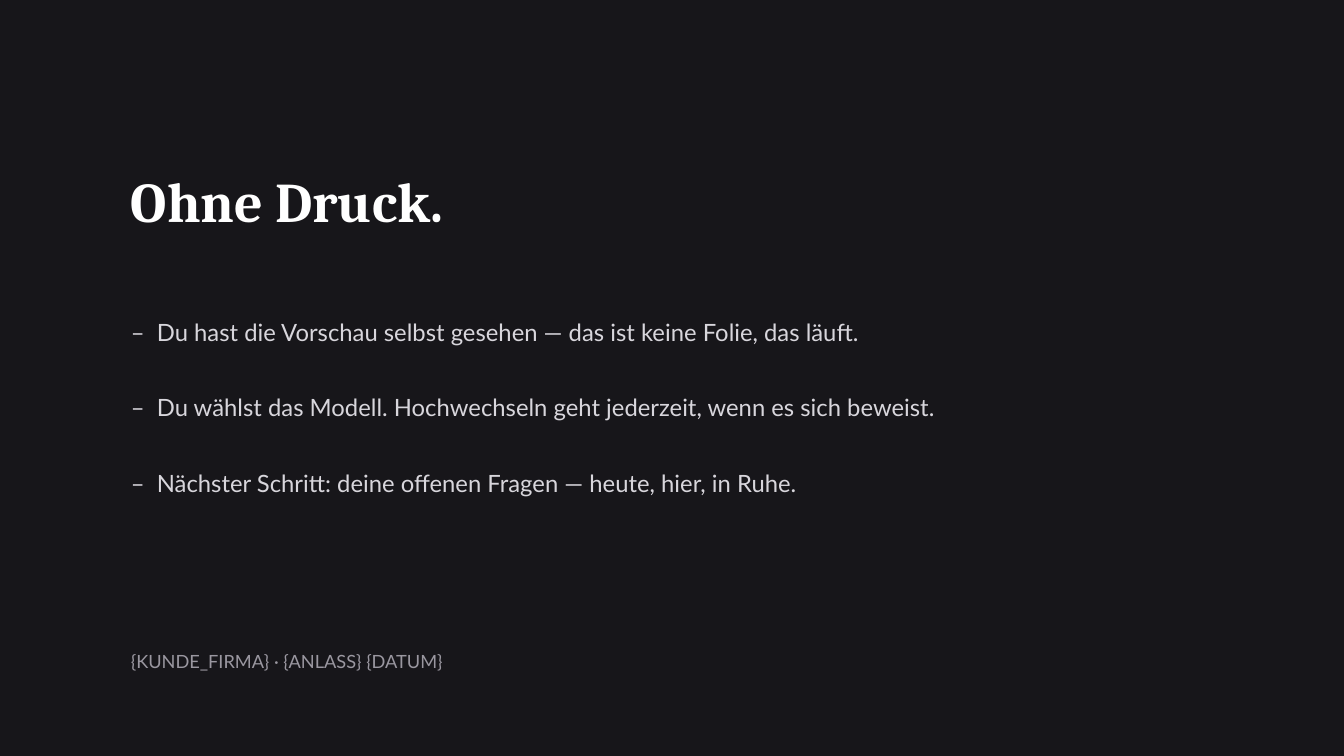
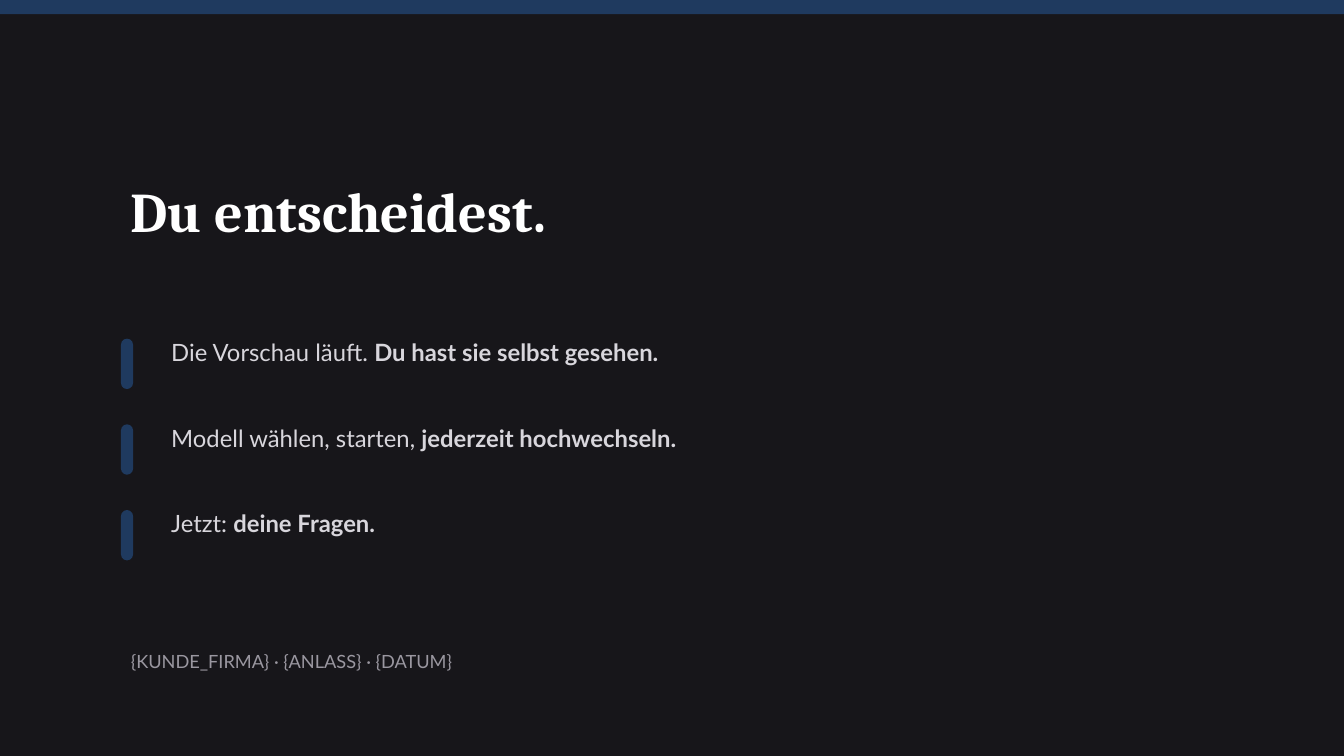
Before and after one commit to Swisscare-Jobs-GmbH/ai-firma, a slide deck: slide 15 of vorlagen/praesentation/vorlage-kunden-praesentation.pptx (slide 12 before the commit). Drawn at 1344x756 pixels with LibreOffice and Linux fonts; fonts in the diff are those of the drawing. Boxes give left, top, right and bottom in pixels: in the first picture for what was removed or moved away, otherwise in the second. Text is boxed around its words. In the diff, an @@ line names an element or a change of style, - is before the commit and + after.

```diff
--- a/vorlagen/praesentation/vorlage-kunden-praesentation.pptx
+++ b/vorlagen/praesentation/vorlage-kunden-praesentation.pptx
@@ rounded rectangle added at <box>0,0,1344,14</box>, fill #1F3A5F @@
@@ text removed at <box>131,183,443,223</box> @@
-Ohne Druck.
@@ text added at <box>131,193,546,233</box>, 40 pt, text #FFFFFF, bold @@
+Du entscheidest.
@@ rounded rectangle added at <box>121,339,133,389</box>, fill #1F3A5F @@
@@ text at <box>171,343,658,366</box>: text changed; bold on @@
-– Du hast die Vorschau selbst gesehen — das ist keine Folie, das läuft.
+Die Vorschau läuft. Du hast sie selbst gesehen.
@@ text removed at <box>157,398,934,421</box> @@
-– Du wählst das Modell. Hochwechseln geht jederzeit, wenn es sich beweist.
@@ rounded rectangle added at <box>121,424,133,475</box>, fill #1F3A5F @@
@@ text added at <box>171,429,676,452</box>, 17 pt, text #D8D6DC, bold @@
+Modell wählen, starten, jederzeit hochwechseln.
@@ rounded rectangle added at <box>121,510,133,561</box>, fill #1F3A5F @@
@@ text at <box>171,514,375,537</box>: text changed; bold on @@
-– Nächster Schritt: deine offenen Fragen — heute, hier, in Ruhe.
+Jetzt: deine Fragen.
@@ text at <box>131,654,452,671</box>: text changed @@
-{KUNDE_FIRMA} · {ANLASS} {DATUM}
+{KUNDE_FIRMA} · {ANLASS} · {DATUM}
```
Also in this commit, not shown: 5 other slides changed, 9 slides added, 6 slides removed, 5 other files.
